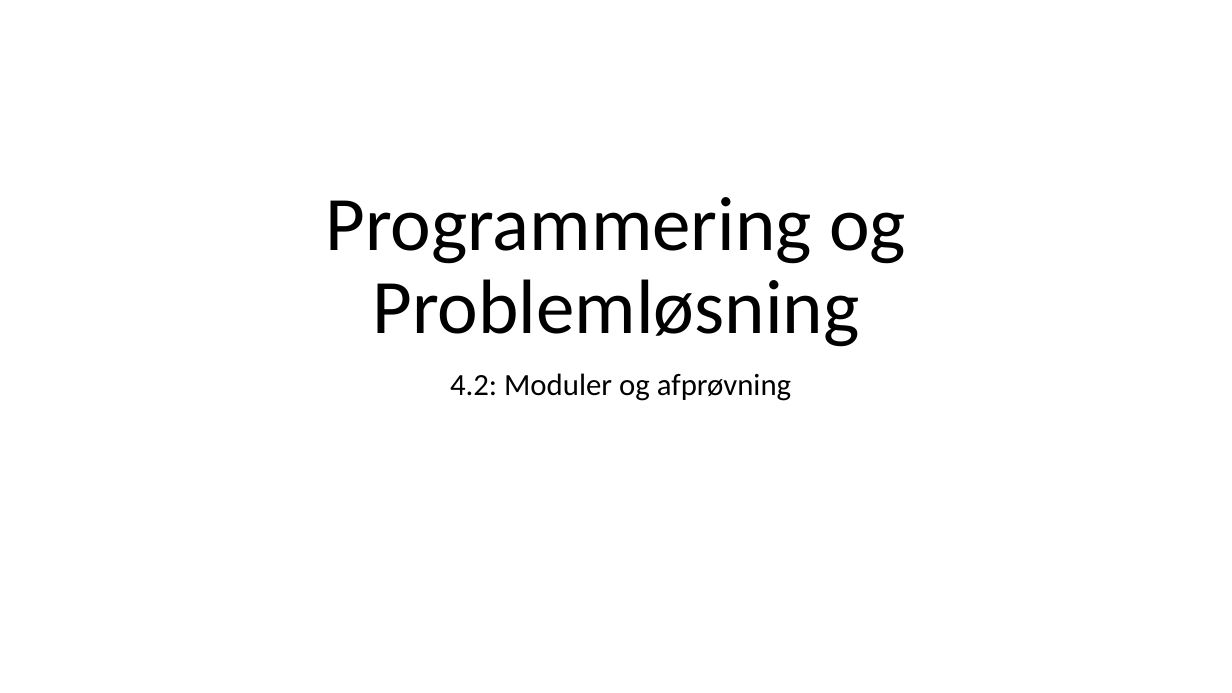
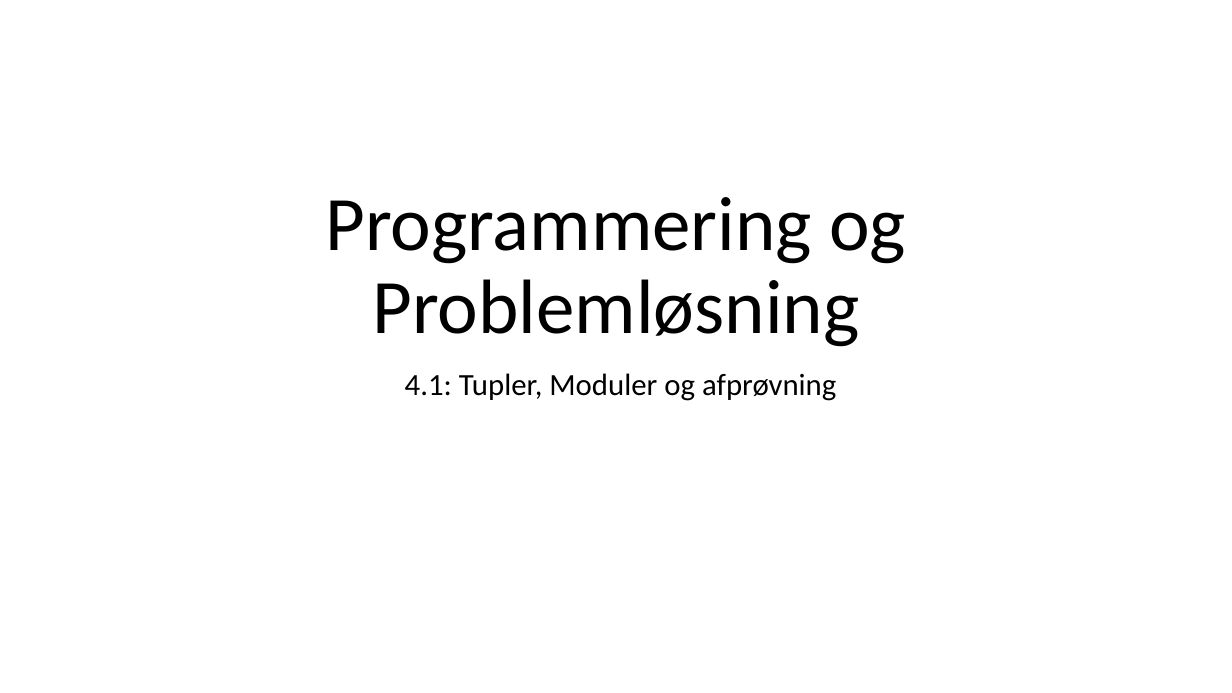
Before and after one commit to fisterloegsovs/pop22, a slide deck: slide 1 of lectures/4.1ModulesNTests/lecture.pptx. Drawn at 1232x693 pixels with LibreOffice and Linux fonts; fonts in the diff are those of the drawing. Boxes give left, top, right and bottom in pixels: in the first picture for what was removed or moved away, otherwise in the second. Text is boxed around its words. In the diff, an @@ line names an element or a change of style, - is before the commit and + after.

```diff
--- a/lectures/4.1ModulesNTests/lecture.pptx
+++ b/lectures/4.1ModulesNTests/lecture.pptx
@@ subtitle at (405, 373, 836, 401): text changed @@
-4.2: Moduler og afprøvning
+4.1: Tupler, Moduler og afprøvning
```
Also in this commit, not shown: 2 slides added, 1 slide removed, 12 other files.
